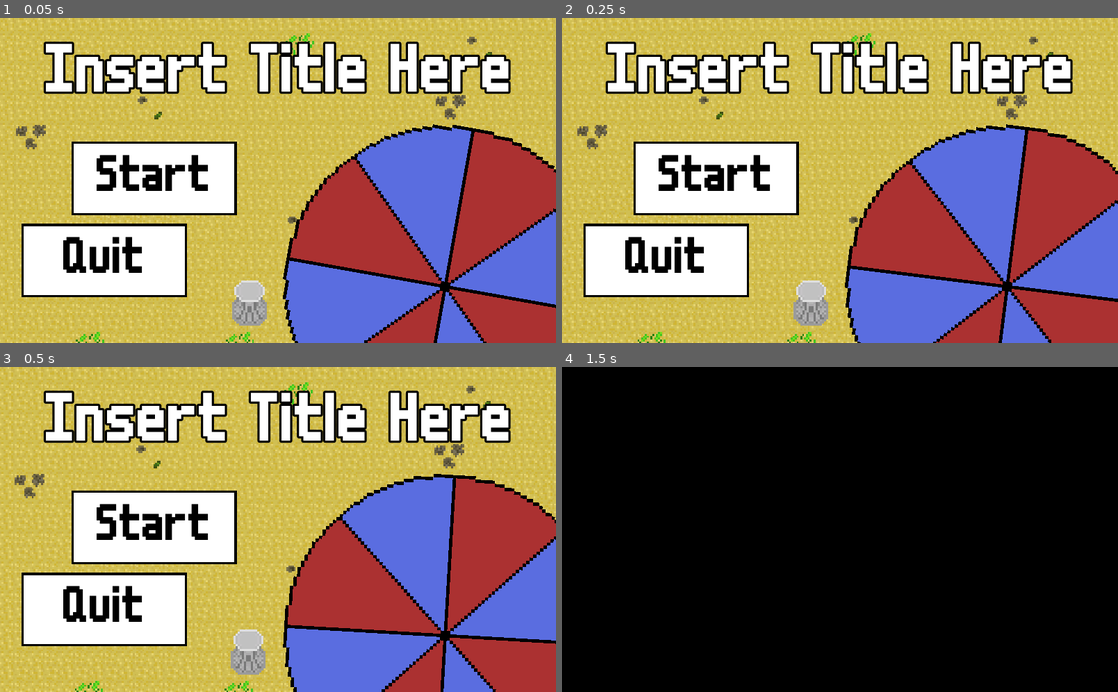
Above: before the commit, frames 1-4 (two rows, left to right).
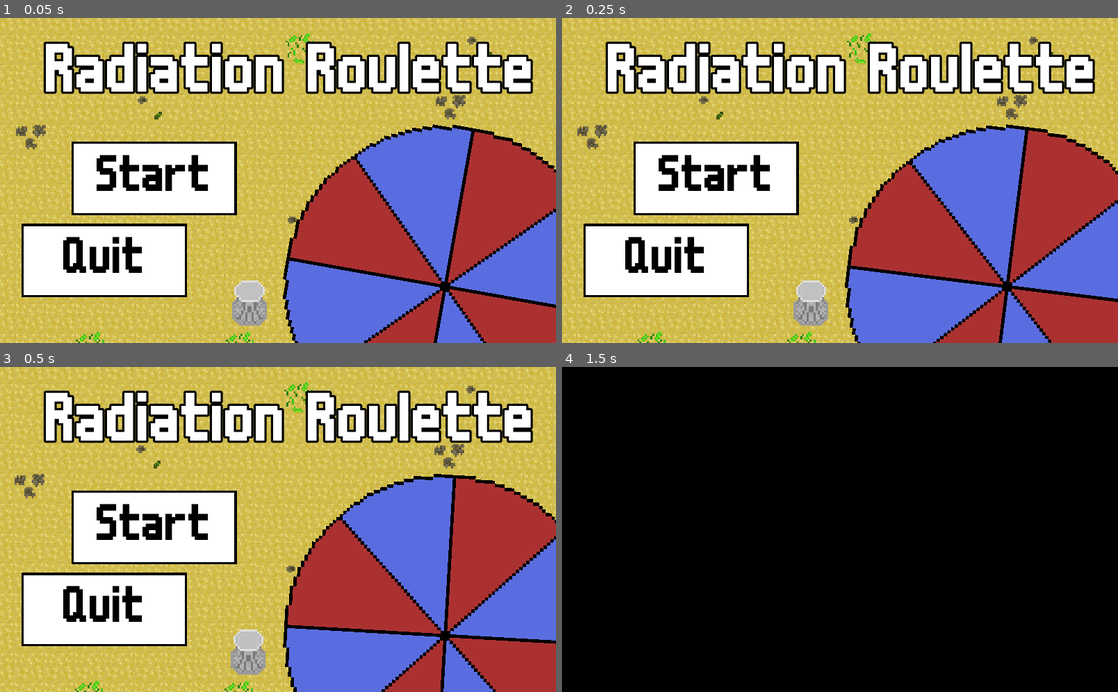
Above: after the commit, the same moments.

Repository: ectucker1/ksufalljam2020
Game: Godot game, scene res://ui/mainmenu/MainMenu.tscn
Two runs of this game, one before a commit and one after it. Both use one fixed random seed, a clock stepped at 60 frames per second and the inputs below.
Inputs:
- Up to frame 1 (0.05 s): no input
- Up to frame 2 (0.25 s): no input
- Up to frame 3 (0.5 s): no input
- Up to frame 4 (1.5 s): click "Start" at 0.5 s; click "Start" at 1.25 s

The runs differ from the first frame. In frame 1, 7.8% of the frame differs, in the area x 7-96%, y 7-24%; in frame 2, 7.8%; in frame 3, 7.8%; in frame 4, nothing differs.

Commit message:
Added a title and button click sounds

Diff:
--- a/effects/GlobalEffects.tscn
+++ b/effects/GlobalEffects.tscn
@@ -164,8 +164,7 @@
 "values": [ Color( 1, 1, 1, 1 ), Color( 1, 1, 1, 0 ) ]
 }
 
-[sub_resource type="Animation" id=12]
-resource_name = "fade_out"
+[sub_resource type="Animation" id=13]
 tracks/0/type = "value"
 tracks/0/path = NodePath("ColorRect:modulate")
 tracks/0/interp = 1
@@ -219,5 +218,5 @@
 }
 
 [node name="AnimationPlayer" type="AnimationPlayer" parent="FadeLayer"]
-anims/fade_in = SubResource( 13 )
-anims/fade_out = SubResource( 12 )
+anims/fade_in = SubResource( 12 )
+anims/fade_out = SubResource( 13 )
--- a/project.godot
+++ b/project.godot
@@ -140,7 +140,7 @@
 
 [application]
 
-config/name="Ksufalljam 2020"
+config/name="Radiation Roulette"
 run/main_scene="res://ui/mainmenu/MainMenu.tscn"
 config/icon="res://icon.png"
 
--- a/sfx/global_sounds.tscn
+++ b/sfx/global_sounds.tscn
@@ -1,7 +1,8 @@
-[gd_scene load_steps=5 format=2]
+[gd_scene load_steps=6 format=2]
 
 [ext_resource path="res://sfx/Battle_theme.wav" type="AudioStream" id=1]
 [ext_resource path="res://sfx/Spinning_wheel_theme.wav" type="AudioStream" id=2]
+[ext_resource path="res://sfx/UI_input1.wav" type="AudioStream" id=3]
 
 [sub_resource type="Animation" id=1]
 resource_name = "to_battle"
@@ -69,6 +70,9 @@
 stream = ExtResource( 2 )
 bus = "Music"
 
+[node name="ButtonClick" type="AudioStreamPlayer" parent="."]
+stream = ExtResource( 3 )
+
 [node name="AnimationPlayer" type="AnimationPlayer" parent="."]
 anims/to_battle = SubResource( 1 )
 anims/to_wheel = SubResource( 2 )
--- a/ui/mainmenu/MainMenu.gd
+++ b/ui/mainmenu/MainMenu.gd
@@ -12,6 +12,7 @@
 
 
 func _on_btnStart_pressed():
+	GlobalSounds.get_node("ButtonClick").play()
 	$AnimationPlayer.play("fade_out")
 
 
--- a/ui/mainmenu/MainMenu.tscn
+++ b/ui/mainmenu/MainMenu.tscn
@@ -170,7 +170,7 @@
 margin_bottom = 160.0
 custom_fonts/font = SubResource( 1 )
 custom_colors/font_outline_modulate = Color( 0, 0, 0, 1 )
-text = "Insert Title Here"
+text = "Radiation Roulette"
 __meta__ = {
 "_edit_use_anchors_": false
 }
--- a/ui/screens/gameover.gd
+++ b/ui/screens/gameover.gd
@@ -19,6 +19,7 @@
 	$CenterContainer/VBoxContainer/PlayAgain.disabled = true
 	hide()
 	GlobalEffects.fade_out()
+	GlobalSounds.get_node("ButtonClick").play()
 
 func _on_Quit_pressed():
 	get_tree().quit()
--- a/wheel/Wheel.gd
+++ b/wheel/Wheel.gd
@@ -73,6 +73,7 @@
 	GlobalSounds.get_node("AnimationPlayer").play("to_battle")
 
 func _on_Gauge_gauge_released(amount):
+	GlobalSounds.get_node("ButtonClick").play()
 	spin_wheel((max_speed - min_speed) * amount + min_speed)
 
 func add_active():
@@ -114,9 +115,11 @@
 		return choice
 
 func _on_AgainButton_pressed():
+	GlobalSounds.get_node("ButtonClick").play()
 	$Gauge/Button.disabled = false
 	$Gauge.clear()
 	$Anim.play("hide_mutation")
 
 func _on_StartButton_pressed():
+	GlobalSounds.get_node("ButtonClick").play()
 	hide_screen()
Not shown: 1 places in effects/GlobalEffects.tscn that only renumber resources
Binary file changed: icon.png
Not shown, added: sfx/UI_input1.wav.import
Not shown, added: sfx/UI_input1.wav
